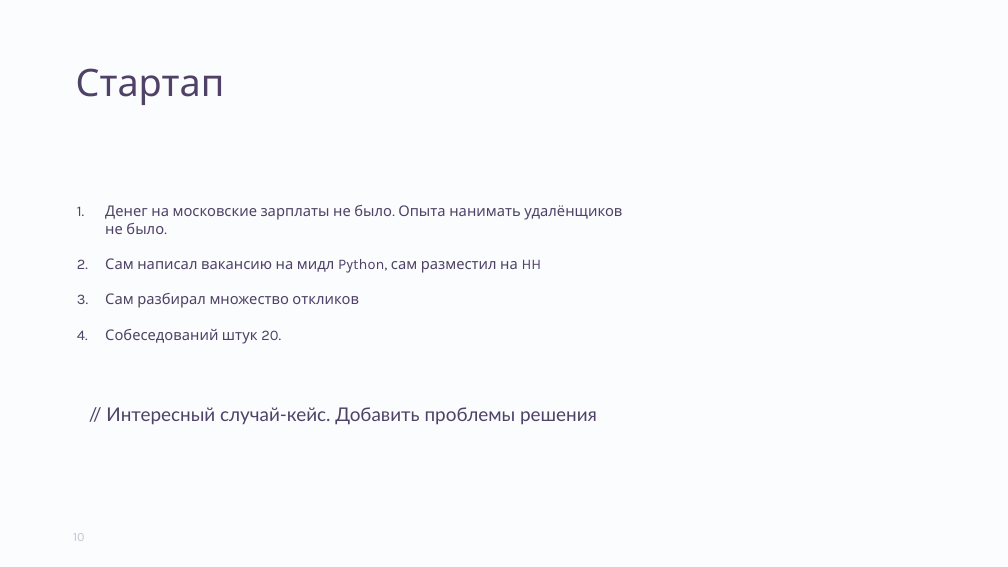
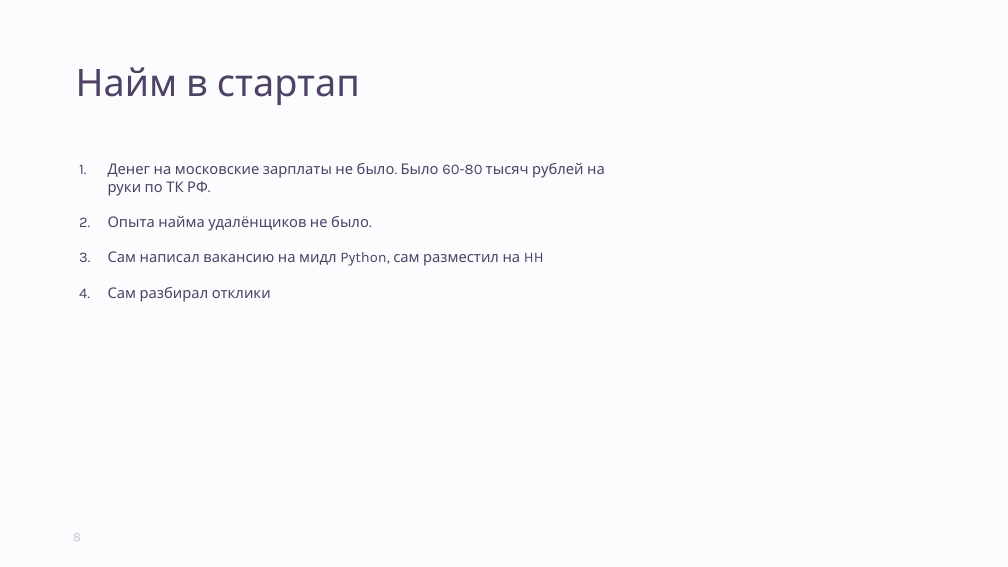
Before and after one commit to aptakhin/talks, a slide deck: slide 8 of 2021-Ptakhin-Hiring.pptx (slide 10 before the commit). Drawn at 1008x567 pixels with LibreOffice and Linux fonts; fonts in the diff are those of the drawing; background and template pictures are left out. Boxes give left, top, right and bottom in pixels: in the first picture for what was removed or moved away, otherwise in the second. Text is boxed around its words. In the diff, an @@ line names an element or a change of style, - is before the commit and + after.

```diff
--- a/2021-Ptakhin-Hiring.pptx
+++ b/2021-Ptakhin-Hiring.pptx
@@ title at box(76, 67, 360, 105): text changed @@
-Стартап
+Найм в стартап
@@ text "Денег на московские зарплаты не ...": place and size @@
-text "Денег на московские зарплаты не ..." at box(105, 205, 622, 344)
+text "Денег на московские зарплаты не ..." at box(108, 163, 605, 302)
@@ text at box(108, 163, 605, 231): text changed @@
-1. Денег на московские зарплаты не было. Опыта нанимать удалёнщиков не было.
+1. Денег на московские зарплаты не было. Было 60-80 тысяч рублей на руки по ТК РФ.
+2. Опыта найма удалёнщиков не было.
@@ text at box(108, 287, 271, 302): text changed @@
-3. Сам разбирал множество откликов
-4. Собеседований штук 20.
+4. Сам разбирал отклики
@@ text removed at box(106, 407, 597, 425) @@
-// Интересный случай-кейс. Добавить проблемы решения
@@ page number removed at box(73, 533, 85, 541) @@
-10
@@ page number added at box(73, 533, 81, 541), 12 pt, text #C6C4D2 @@
+8
```
Also in this commit, not shown: 5 other slides changed, 19 slides added, 13 slides removed, 2 other files.
